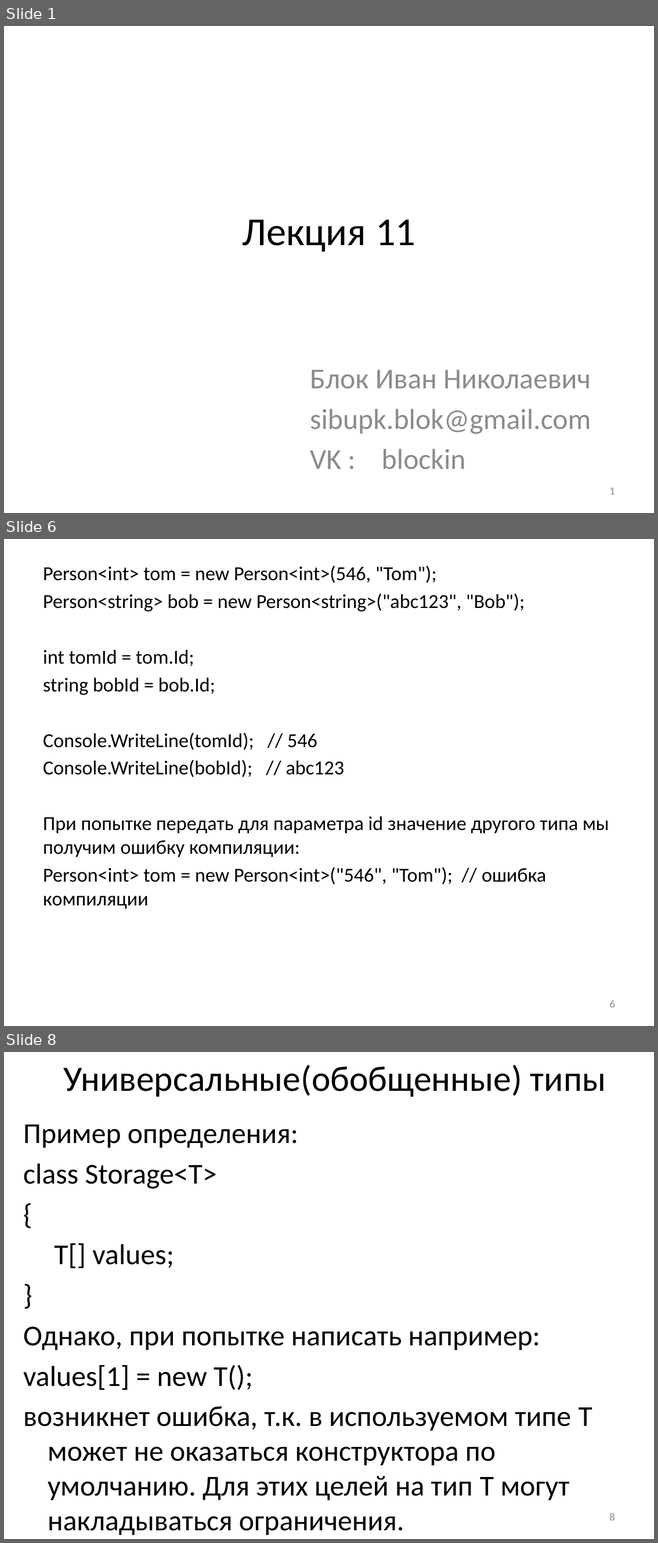
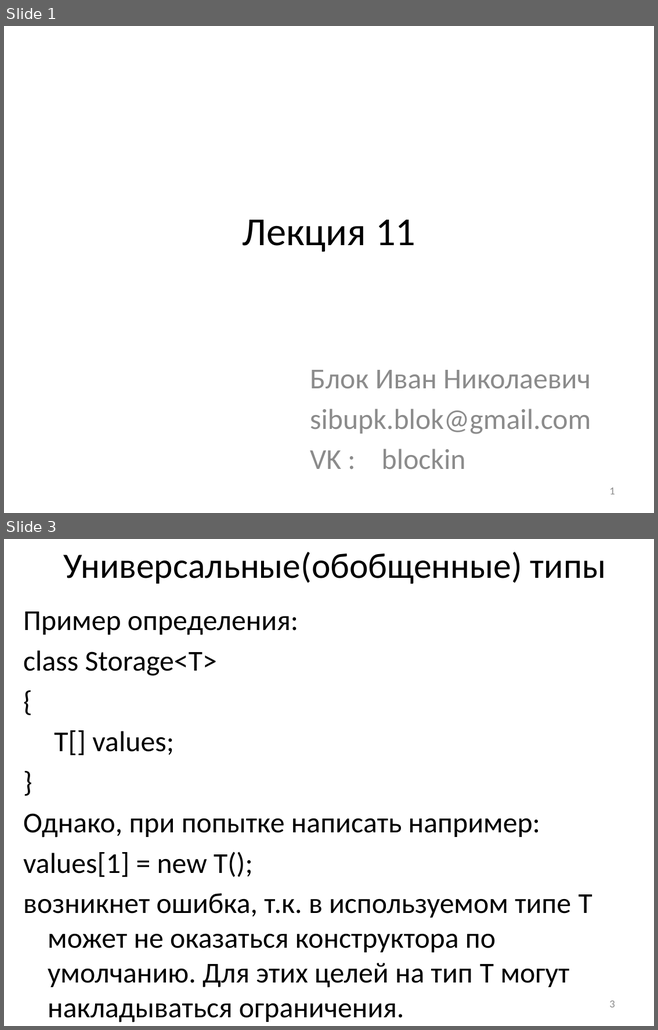
Before and after one commit to blockin90/lec_prog, a slide deck: Лекция 11 - универсальные типы, исключения.pptx. Shown one above the other, each under a label of ours: slides 1, 6 and 8 before the commit, slides 1 and 3 after it; the slides between them are not shown. The pictures are 658x1543 and 658x1030 pixels, drawn with LibreOffice and Linux fonts; fonts in the diff are those of the drawing. Boxes give left, top, right and bottom in pixels: in the first picture for what was removed or moved away, otherwise in the second. Text is boxed around its words. In the diff, an @@ line names an element or a change of style, - is before the commit and + after.

```diff
--- a/Лекция 11 - универсальные типы, исключения.pptx
+++ b/Лекция 11 - универсальные типы, исключения.pptx
@@ slide 6 removed at box(4, 539, 654, 1026), background #FFFFFF @@
@@ text removed at box(43, 566, 609, 909) @@
-Person<int> tom = new Person<int>(546, "Tom");
-Person<string> bob = new Person<string>("abc123", "Bob");
-int tomId = tom.Id;
-string bobId = bob.Id;
-Console.WriteLine(tomId); // 546
-Console.WriteLine(bobId); // abc123
-При попытке передать для параметра id значение другого типа мы получим ошибку компиляции:
-Person<int> tom = new Person<int>("546", "Tom"); // ошибка компиляции
@@ page number removed at box(609, 1000, 614, 1008) @@
-6
@@ what was slide 8 is now slide 3 @@
@@ page number at box(609, 1001, 614, 1008): text changed @@
-8
+3
```
Also in this commit, not shown: 2 slides changed, 4 other slides removed, 3 other files.
